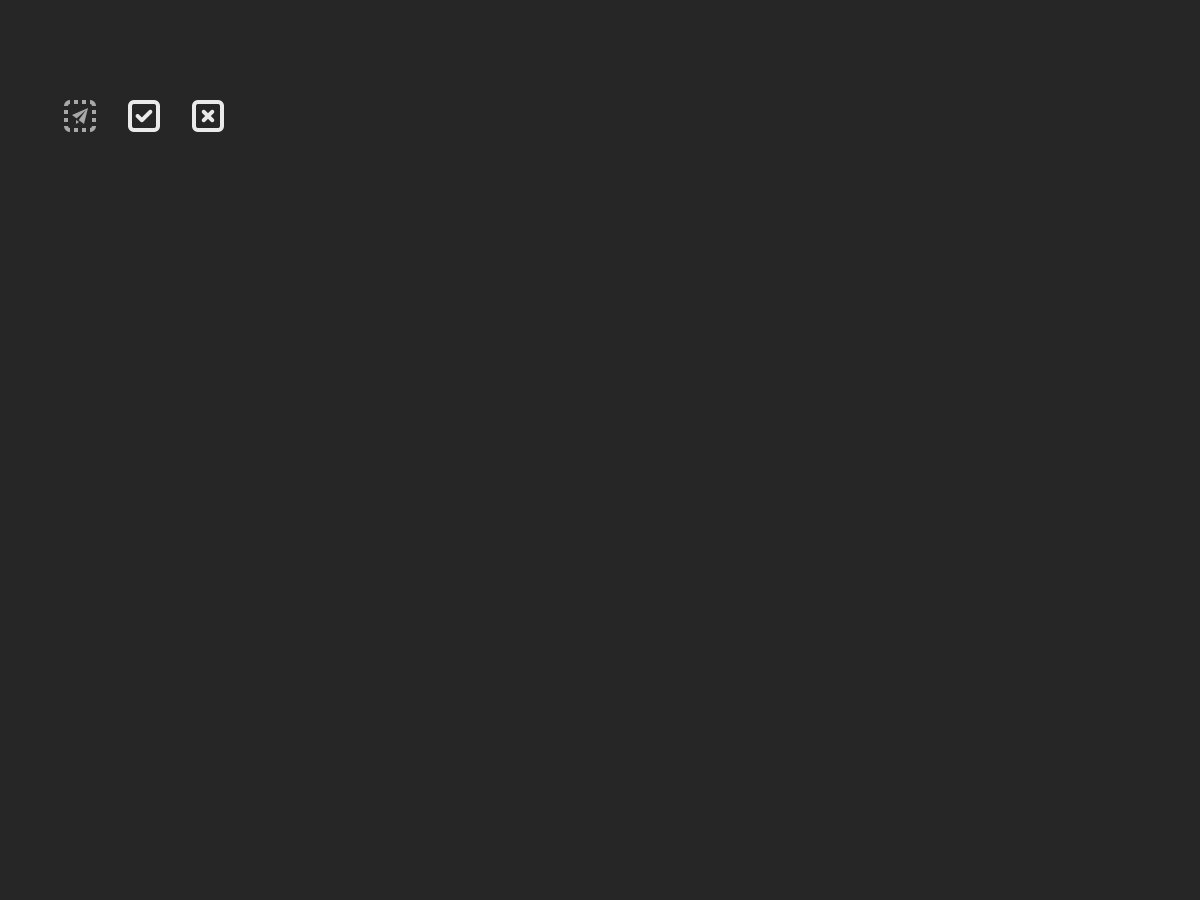
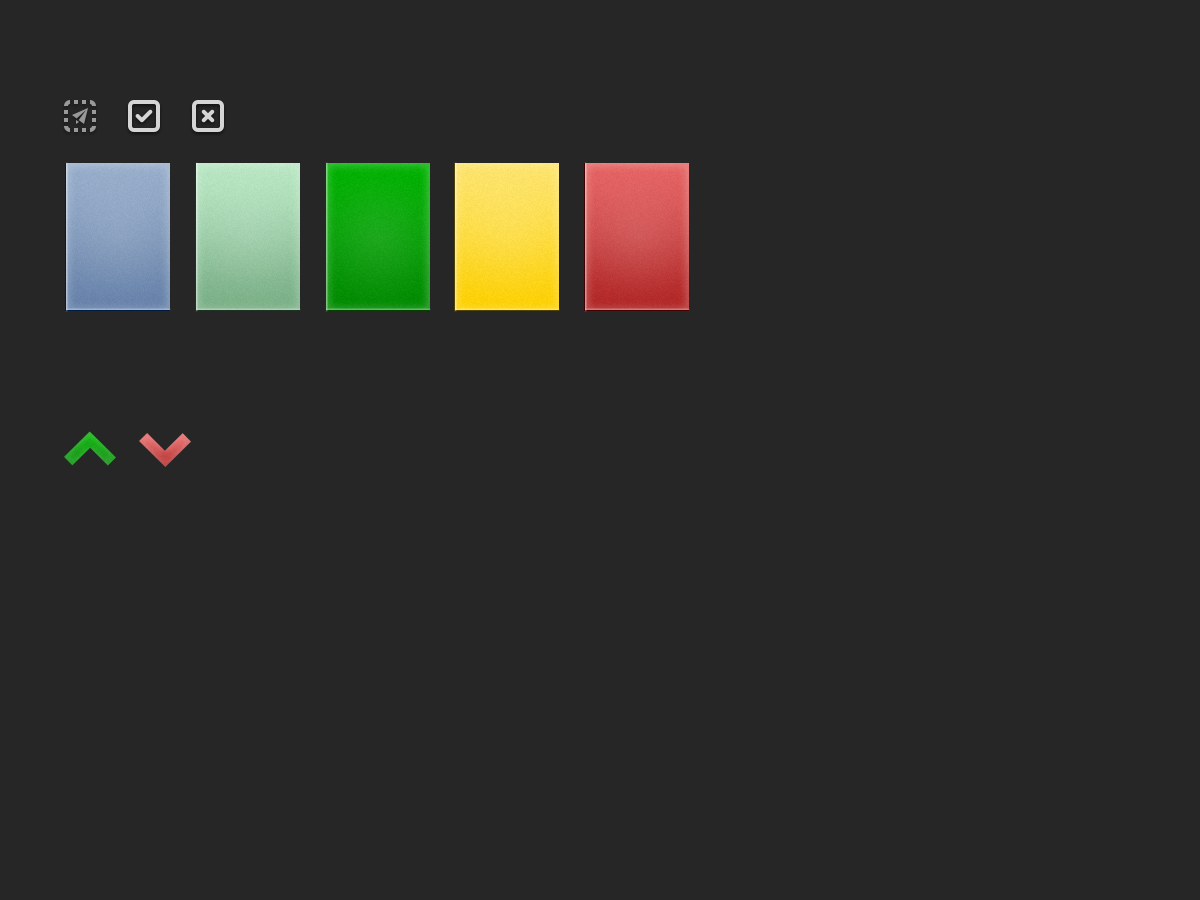
Layers edited between the first and the second w=1200, h=900 image:
added group "Question" with 28 layers in group "Icons [32x32]" over [64, 163, 689, 467]
added group "Question row metadata" with 25 layers in group "Question" over [65, 163, 689, 311]
added group "question-row-metadata-normal-background" with 4 layers in group "Question row metadata" over [65, 163, 170, 311]
added layer "Background highlight" (1st of 4, in "Icons [32x32]" › "Question" › "Question row metadata" › "question-row-metadata-normal-background") in group "question-row-metadata-normal-background" over [66, 163, 170, 311]
added layer "Background" (1st of 7, in "Icons [32x32]" › "Question" › "Question row metadata" › "question-row-metadata-normal-background") in group "question-row-metadata-normal-background" over [66, 163, 170, 311]
added group "question-row-metadata-cool-background" with 4 layers in group "Question row metadata" over [195, 163, 300, 311]
added layer "Background highlight" (2nd of 4, in "Icons [32x32]" › "Question" › "Question row metadata" › "question-row-metadata-cool-background") in group "question-row-metadata-cool-background" over [196, 163, 300, 311]
added layer "Background" (2nd of 7, in "Icons [32x32]" › "Question" › "Question row metadata" › "question-row-metadata-cool-background") in group "question-row-metadata-cool-background" over [196, 163, 300, 311]
added group "question-row-metadata-accepted-background" with 4 layers in group "Question row metadata" over [325, 163, 430, 311]
added group "question-row-metadata-bad-background" with 4 layers in group "Question row metadata" over [454, 163, 559, 311]
added group "question-row-metadata-horrible-background" with 4 layers in group "Question row metadata" over [584, 163, 689, 311]
…and 19 more changes (18 added, 1 opacity)
